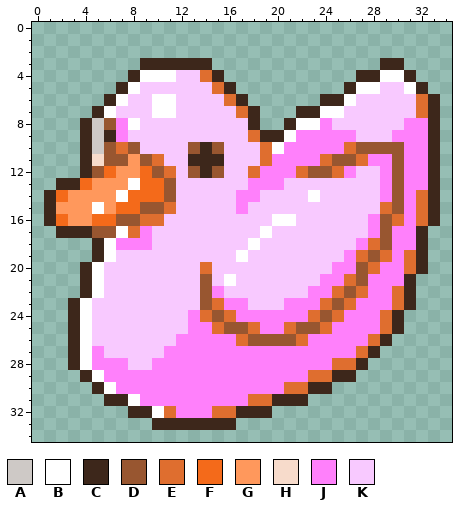
Two states of a pixel-art sprite, icon.png. Above: the version before the commit.
The file is 35x35 pixels.
Palette (. is transparent): A #cec9c6  B #ffffff  C #3d271b  D #985630  E #df6e2f  F #f46a1a  G #ff985c  H #f7dbcb  J #ff80fb  K #f8c9ff
Pixels before, first column x 1:
 3 ........CCCCCC..............CC...
 4 .......CBBBKKEC...........CCBBC..
 5 ......CBKKKKKKEC.........CBBKKBC.
 6 .....CBKKBBKKKKEC......CCBKKKKKEC
 7 ....CBKKKBBKKKKKEC...CCBBKKKKKKEC
 8 ...CADJBKKKKKKKKKC..CBBJKKKKKKJJC
 9 ...CACJKKKKKKKKKKECCBJJJJJKKKJJJC
10 ...CADEDKKKKDCDKKKEBJJJJJEDDDDJJC
11 ...CHDDGDEKKCCCKKKEJJJJEDDEJJDJJC
12 ...CDFGGFDEKDCDKKEJJJEDDEJKKJDJJC
13 .CCFGGGBFFDKKKKKKJJJKKKKKKKKJDJJC
14 CFGGGGBFFFDKKKKKJJKKKKBKKKKKJDJEC
15 CGGGBGFFDDEKKKKKJKKKKKKKKKKKEDJEC
16 CFGGFFDDEEKKKKKKKKKBBKKKKKKJDEJEC
17 .CCCDDBEJKKKKKKKKKBKKKKKKKKJDJJC.
18 ....CBJJJKKKKKKKKBKKKKKKKKJEDJJC.
19 ....CBKKKKKKKKKKBKKKKKKKKJEDEJEC.
20 ...CBKKKKKKKKEKKKKKKKKKKJJDEJJEC.
21 ...CBKKKKKKKKDKBKKKKKKKJJEDJJJC..
22 ...CBKKKKKKKKDJKKKKKKKJJEDEJJEC..
23 ..CBKKKKKKKKKDEJJKKKJJJEDEJJJEC..
24 ..CBKKKKKKKKJEDEJJJJJJEDEJJJEC...
25 ..CBKKKKKKKKJJEDDEJJEDDEJJJJEC...
26 ..CBKKKKKKKJJJJJEDDDDEJJJJJEC....
27 ..CBJKKKKKJJJJJJJJJJJJJJJJEC.....
28 ..CBJJJKKJJJJJJJJJJJJJJJEEC......
29 ...CBJJJJJJJJJJJJJJJJJEECC.......
30 ....CBJJJJJJJJJJJJJJEECC.........
31 .....CCBJJJJJJJJJEECCC...........
32 .......CCBEJJJEECCC..............
33 .........CCCCCCC.................
The same view after the edit:
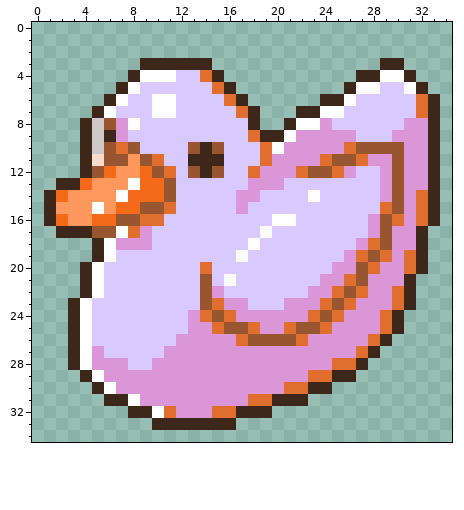
Change:
colour J: #ff80fb -> #db96d8
colour K: #f8c9ff -> #d8c9ff
Changed places in both pictures, as pixel boxes (x1, y1, x2, y2):
changed: (92, 70, 428, 418)
